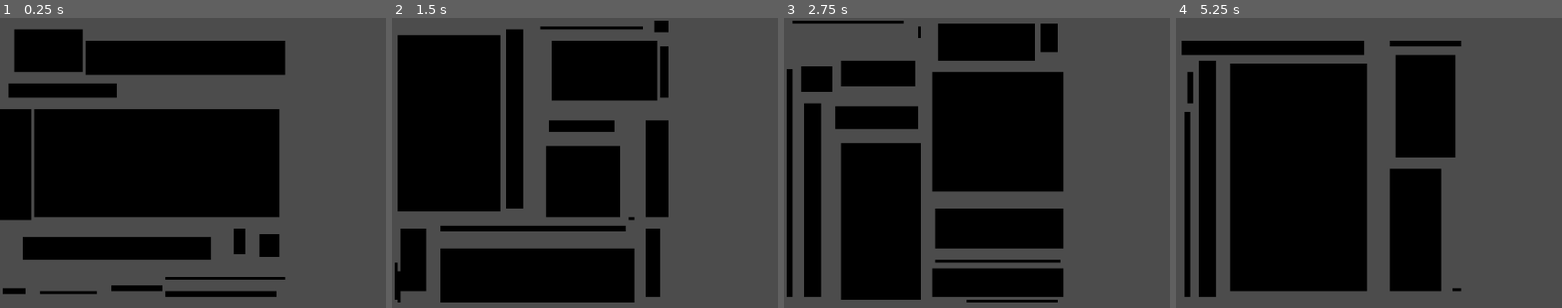
Above: before the commit, frames 1-4 (left to right).
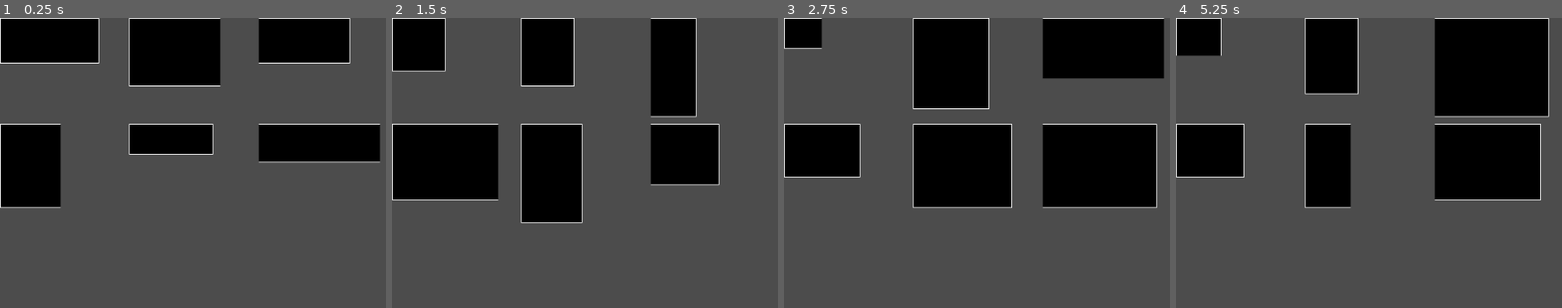
Above: after the commit, the same moments.

Repository: RolandoAndrade/godot-dungeon-generator
Game: Godot game, scene res://World.tscn
The game is run twice, just before and just after one commit, with the same random seed, the same clock (stepped at 60 frames per second) and the same inputs.
Inputs:
- Up to frame 1 (0.25 s): no input
- Up to frame 2 (1.5 s): tap Enter (ui_accept) at 0.5, 0.6, 0.77, 1.07, 1.35 s
- Up to frame 3 (2.75 s): tap Enter (ui_accept) at 1.52, 1.82, 2.1 s
- Up to frame 4 (5.25 s): tap Enter (ui_accept) at 2.75, 2.85, 3.02, 3.32, 3.6, 3.77, 4.07, 4.35, 4.52, 4.82, 5.1 s

The runs differ from the first frame. In frame 1, 42% of the frame differs, in the area x 0-99%, y 0-97%; in frame 2, 45%; in frame 3, 55%; in frame 4, 57%, in the area x 0-97%, y 0-97%.

Commit message:
Dungeon Grid Algorithm

Diff:
--- a/Dungeon.gd
+++ b/Dungeon.gd
@@ -6,14 +6,25 @@
 
 func _ready():
 	randomize()
-	create_dungeon()
+	create_dungeon_2()
 
-func create_dungeon():
+func create_dungeon2():
 	tilemap.clear()
 	container = ThreeContainer.new(Rect2(Vector2(0,0), Vector2(100,100)))
 	root = Three.new(container, 5, tilemap)
 	tilemap.update_bitmask_region()
 
+func create_dungeon_2():
+	tilemap.clear()
+	var d = StandardDungeonGenerator.new(Vector2(3,2))
+	d.generate_dungeon(Rect2(0,0,52,28), -6)
+	var dungeon = d.dungeon
+	for i in range(len(dungeon)):
+		for j in range(len(dungeon[i])):
+			if dungeon[i][j] == 1:
+				tilemap.set_cell(j, i, 0)
+	tilemap.update_bitmask_region()
+
 func _process(delta):
 	if Input.is_action_just_pressed("ui_accept"):
-		create_dungeon()
+		create_dungeon_2()
--- /dev/null
+++ b/DungeonGenerator.gd
@@ -0,0 +1,16 @@
+extends Node
+
+
+# Declare member variables here. Examples:
+# var a = 2
+# var b = "text"
+
+
+# Called when the node enters the scene tree for the first time.
+func _ready():
+	pass # Replace with function body.
+
+
+# Called every frame. 'delta' is the elapsed time since the previous frame.
+#func _process(delta):
+#	pass
--- /dev/null
+++ b/DungeonStrategy.gd
@@ -0,0 +1,57 @@
+class_name DungeonStrategy
+
+var dungeon: Array = []
+
+func _clear_dungeon(width: int, height: int):
+	for i in height:
+		var row = []
+		for j in width:
+			row.append(0)
+		dungeon.append(row)
+
+func _place_rooms(width: int, height: int, density: int):
+	pass
+
+func _connect_rooms():
+	pass
+
+func _create_dead_ends(density: int):
+	pass
+
+func _place_doors():
+	pass
+
+func _set_up_terrain():
+	pass
+
+func _clean_up():
+	pass
+
+func _place_items(density: int):
+	pass
+
+func _place_burried_items(density: int):
+	pass
+
+func _place_special_tiles(density: int):
+	pass
+
+func generate_dungeon(area: Rect2,
+room_density: int = -1,
+dead_ends_density: int = -1,
+terrain_density: int = -1,
+items_density: int = -1,
+burried_items_density: int = -1,
+special_tiles_density: int = -1):
+	var width = int(area.size.x)
+	var height = int(area.size.y)
+	_clear_dungeon(width, height)
+	_place_rooms(width, height, room_density)
+	_connect_rooms()
+	_create_dead_ends(dead_ends_density)
+	_place_doors()
+	_set_up_terrain()
+	_clean_up()
+	_place_items(items_density)
+	_place_burried_items(burried_items_density)
+	_place_special_tiles(special_tiles_density)
--- /dev/null
+++ b/StandardGeneration.gd
@@ -0,0 +1,94 @@
+extends DungeonStrategy
+
+class_name StandardDungeonGenerator
+
+## _M/_N should be equals 2/3
+var _M: int
+var _N: int
+
+const MINIMUM_ROOM_WIDTH = 5
+const MINIMUM_ROOM_HEIGHT = 4
+
+enum TypeOfRoom {
+	ROOM,
+	DUMMY_ROOM,
+}
+
+
+func _init(grid: Vector2):
+	_M = grid.x
+	_N = grid.y
+
+func _get_number_of_rooms(density: int) -> int:
+	var number_of_rooms = 0
+	if density < 0:
+		number_of_rooms = abs(density)
+	else:
+		number_of_rooms = randi() % 2 + density
+	return number_of_rooms
+
+func _get_rooms_order(
+	number_of_rooms: int,
+	number_of_dummy_rooms: int) -> Array:
+	var to_create = []
+	for i in number_of_rooms:
+		to_create.append(TypeOfRoom.ROOM)
+	for j in number_of_dummy_rooms:
+		to_create.append(TypeOfRoom.DUMMY_ROOM)
+	to_create.shuffle()
+	return to_create
+
+func _create_room(top: int, left: int, max_width: int, max_height: int):
+	var width = randi() % (max_width - MINIMUM_ROOM_WIDTH) + MINIMUM_ROOM_WIDTH
+	var height = randi() % (max_height - MINIMUM_ROOM_HEIGHT) + MINIMUM_ROOM_HEIGHT
+	var padding_left = max_width - width
+	var padding_top = max_height - height
+	for i in height:
+		for j in width:
+			dungeon[top + i][left + j] = 1
+
+func _create_dummy_room(top: int, left: int, max_width: int, max_height: int):
+	var x = max_width / 2 + left
+	var y = max_height / 2 + top
+	dungeon[y][x] = 1
+
+func _place_rooms(width: int, height: int, density: int):
+	var room_max_width = int(width / _M)
+	var room_max_height = int(height / _N)
+	var number_of_rooms = _get_number_of_rooms(density)
+	var number_of_dummy_rooms = _M * _N - number_of_rooms
+	var rooms_order = _get_rooms_order(number_of_rooms, number_of_dummy_rooms)
+	for i in _N:
+		for j in _M:
+			var room_type = rooms_order[i * _M + j]
+			match room_type:
+				TypeOfRoom.ROOM:
+					_create_room(i * room_max_height, j * room_max_width,
+					room_max_width, room_max_height)
+				TypeOfRoom.DUMMY_ROOM:
+					_create_dummy_room(i * room_max_height, j * room_max_width,
+					room_max_width, room_max_height)
+
+func _connect_rooms():
+	pass
+
+func _create_dead_ends(density: int):
+	pass
+
+func _place_doors():
+	pass
+
+func _set_up_terrain():
+	pass
+
+func _clean_up():
+	pass
+
+func _place_items(density: int):
+	pass
+
+func _place_burried_items(density: int):
+	pass
+
+func _place_special_tiles(density: int):
+	pass
--- a/World.tscn
+++ b/World.tscn
@@ -39,4 +39,4 @@
 [node name="Camera2D" type="Camera2D" parent="."]
 anchor_mode = 0
 current = true
-zoom = Vector2( 8, 8 )
+zoom = Vector2( 3, 3 )
--- a/project.godot
+++ b/project.godot
@@ -10,6 +10,16 @@
 
 _global_script_classes=[ {
 "base": "Reference",
+"class": "DungeonStrategy",
+"language": "GDScript",
+"path": "res://DungeonStrategy.gd"
+}, {
+"base": "DungeonStrategy",
+"class": "StandardDungeonGenerator",
+"language": "GDScript",
+"path": "res://StandardGeneration.gd"
+}, {
+"base": "Reference",
 "class": "Three",
 "language": "GDScript",
 "path": "res://Three.gd"
@@ -20,6 +30,8 @@
 "path": "res://ThreeContainer.gd"
 } ]
 _global_script_class_icons={
+"DungeonStrategy": "",
+"StandardDungeonGenerator": "",
 "Three": "",
 "ThreeContainer": ""
 }
